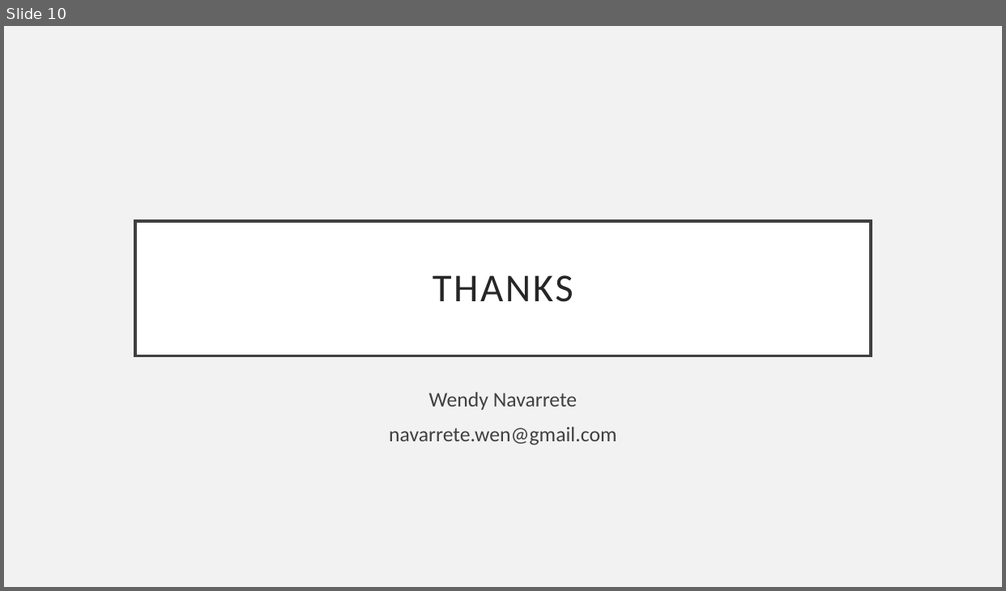
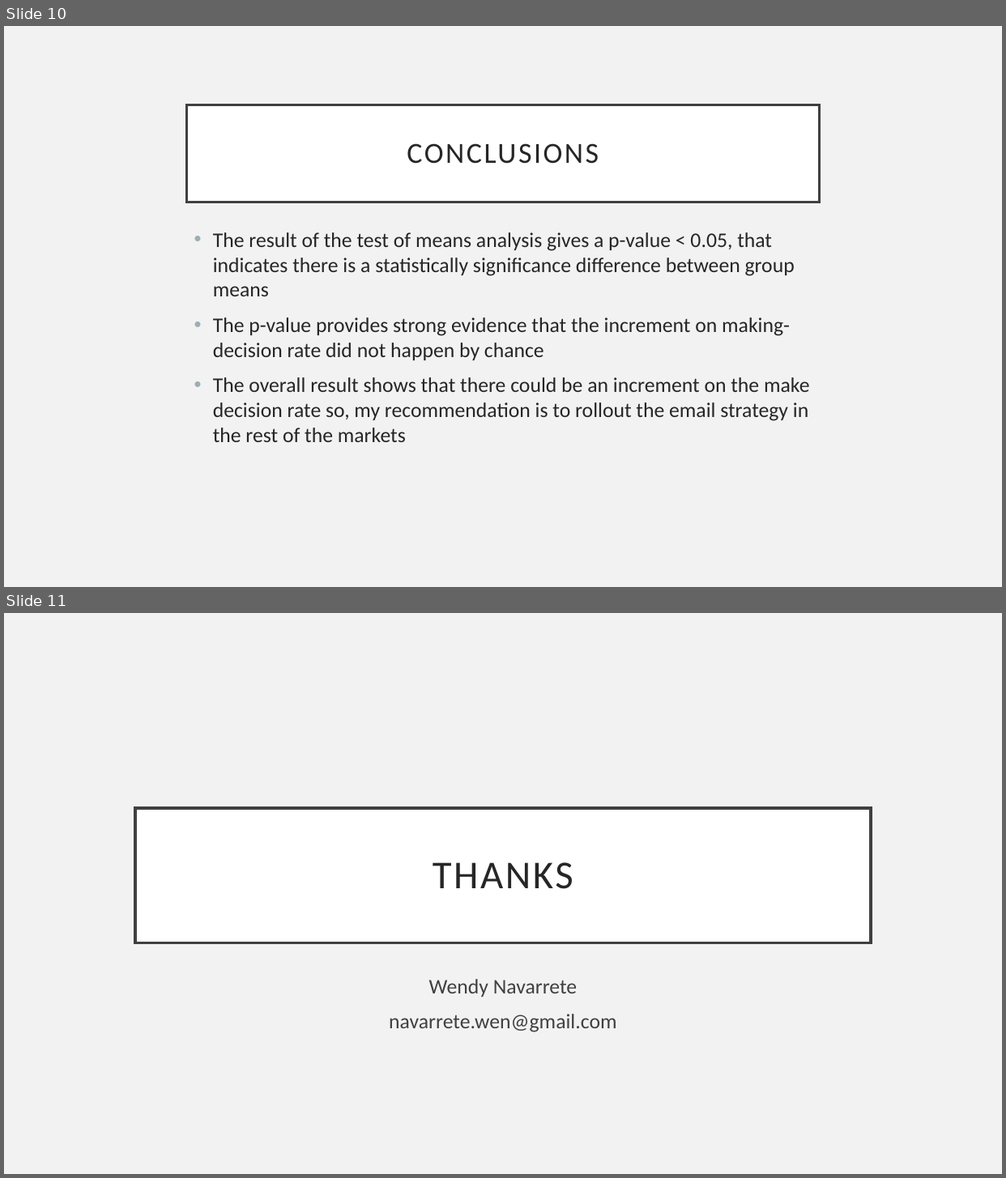
Before and after one commit to mwpnava/Data-Science-Projects, a slide deck: email_campaign/Presentation.pptx. Shown one above the other, each under a label of ours: slide 10 before the commit, slides 10 and 11 after it. The pictures are 1006x591 and 1006x1178 pixels, drawn with LibreOffice and Linux fonts; fonts in the diff are those of the drawing. Boxes give left, top, right and bottom in pixels: in the first picture for what was removed or moved away, otherwise in the second. Text is boxed around its words. In the diff, an @@ line names an element or a change of style, - is before the commit and + after.

Commit message:
email Campaign | A/B Test

```diff
--- a/email_campaign/Presentation.pptx
+++ b/email_campaign/Presentation.pptx
@@ slide 10 added at [4,26,1002,587], background #F2F2F2 @@
@@ title added at [187,105,819,202], fill #FFFFFF, outline #404040 2.5 pt, 28 pt, text #262626 @@
+CONCLUSIONS
@@ text added at [213,233,810,442], 20 pt, text #262626 @@
+• The result of the test of means analysis gives a p-value < 0.05, that indicates there is a statistically significance difference between group means
+• The p-value provides strong evidence that the increment on making-decision rate did not happen by chance
+• The overall result shows that there could be an increment on the make decision rate so, my recommendation is to rollout the email strategy in the rest of the markets
@@ what was slide 10 is now slide 11 @@
```
Also in this commit, not shown: 1 other file.
